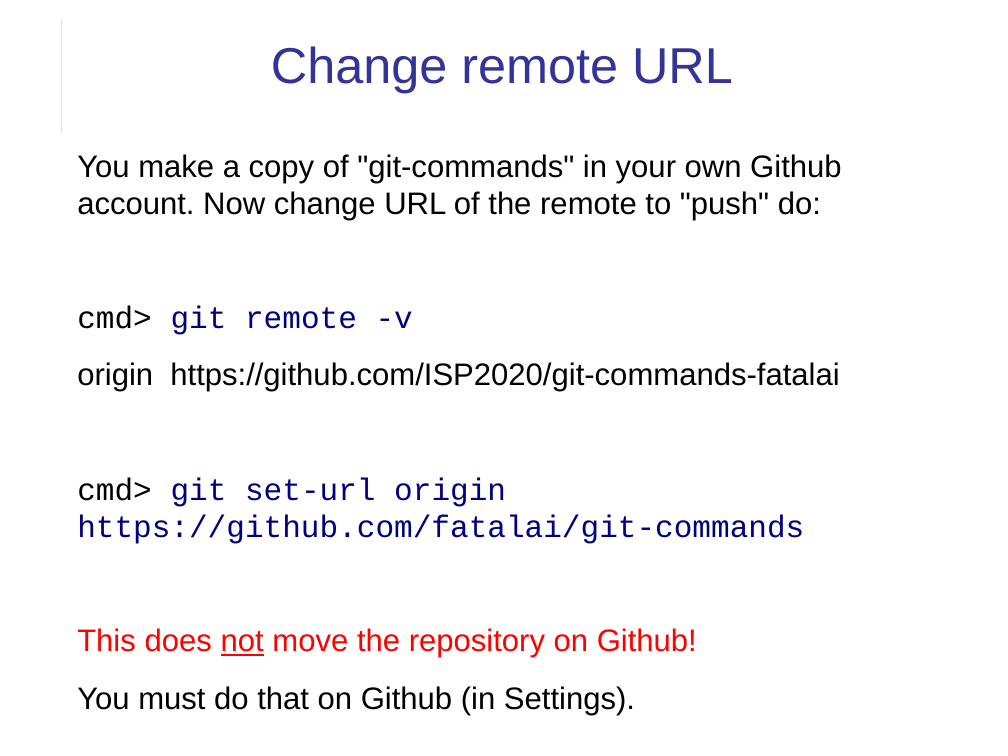
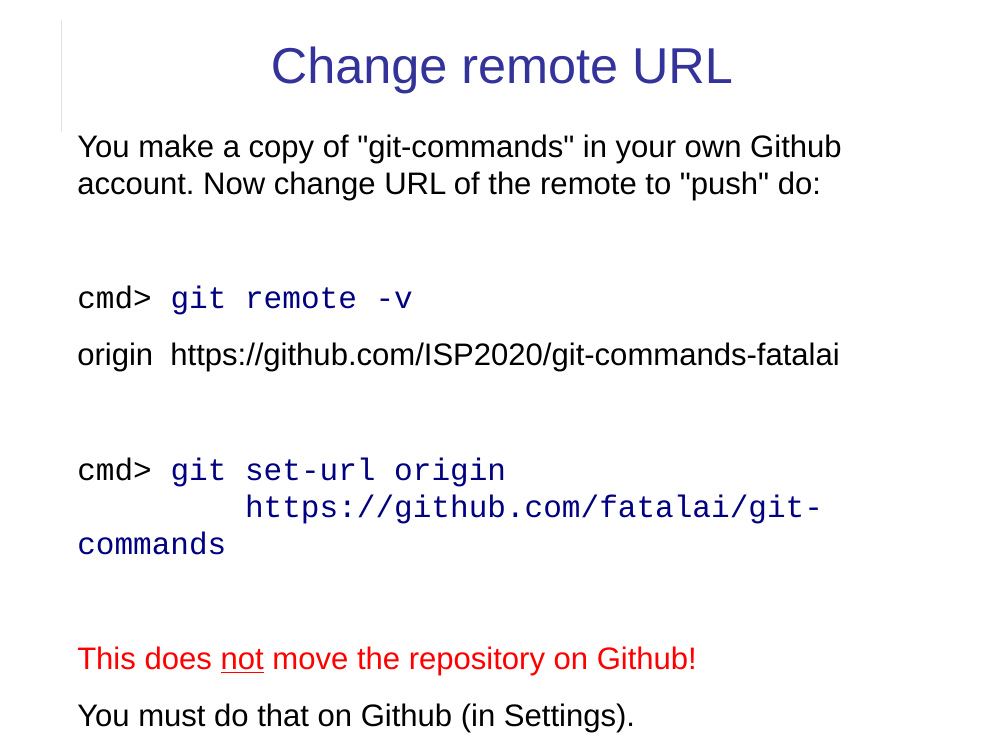
Before and after one commit to cpske/ISP, a slide deck: slide 10 of git/Git-Remotes.odp. Drawn at 1008x756 pixels with LibreOffice and Linux fonts; fonts in the diff are those of the drawing. Boxes give left, top, right and bottom in pixels: in the first picture for what was removed or moved away, otherwise in the second. Text is boxed around its words. In the diff, an @@ line names an element or a change of style, - is before the commit and + after.

```diff
--- a/git/Git-Remotes.odp
+++ b/git/Git-Remotes.odp
@@ text "You make a copy of ..." rewrapped from bbox=[77, 154, 841, 715] to bbox=[77, 134, 841, 732] @@
```
Also in this commit, not shown: 9 other slides changed, 1 slide added, 3 slides removed, 4 other files.
